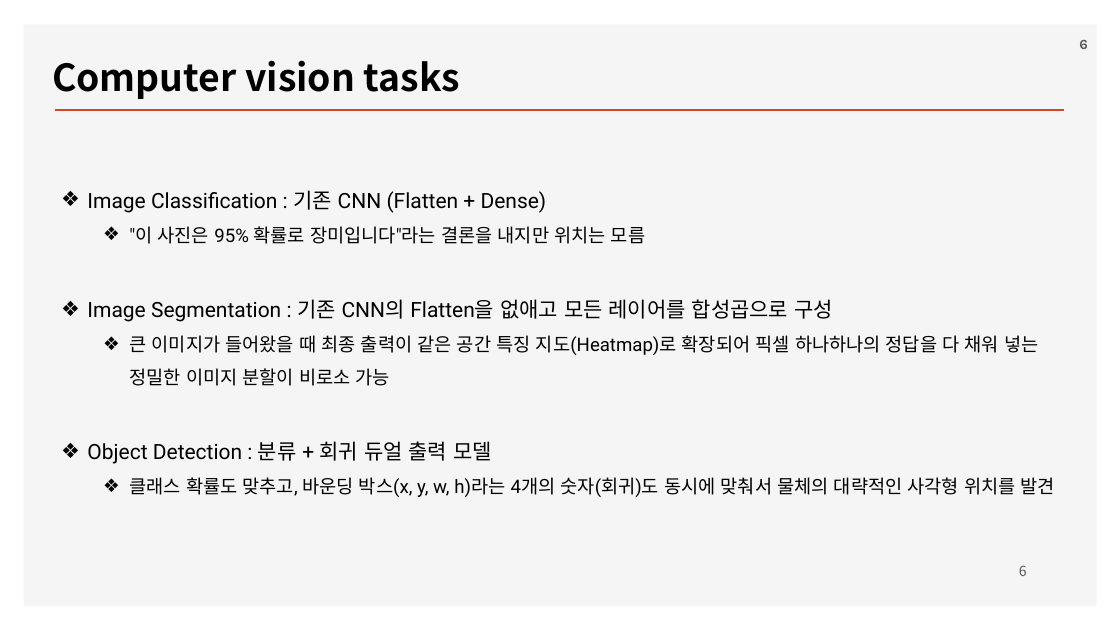
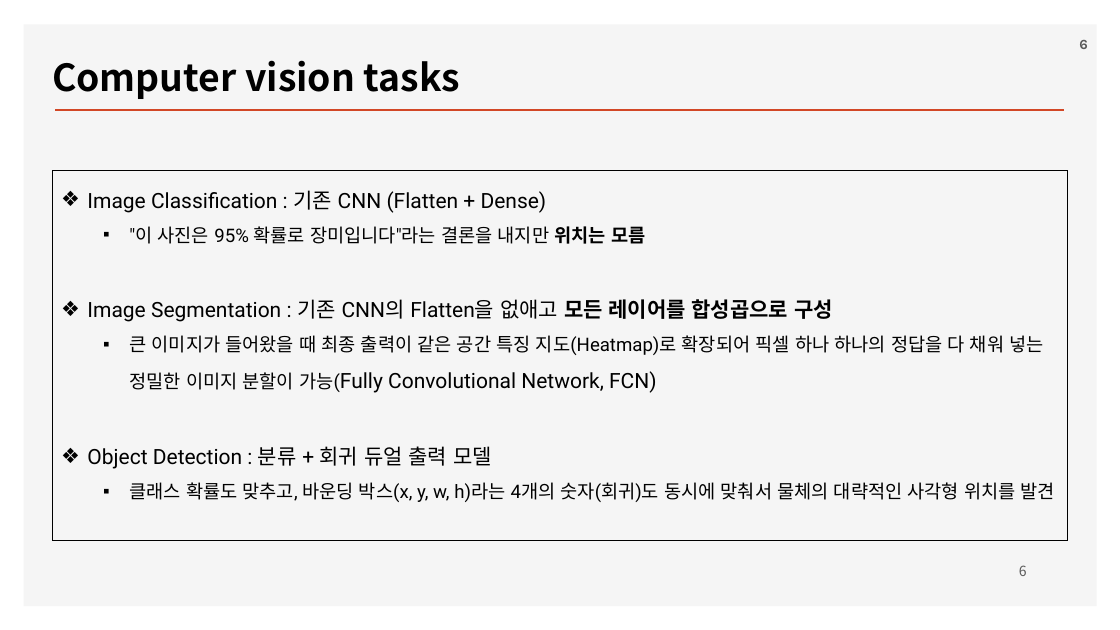
Before and after one commit to ancestor9/2026_Fall_Deep-Learning-with-Python, a slide deck: slide 6 of Chapter 11 Image segmentation.pptx. Drawn at 1120x630 pixels with LibreOffice and Linux fonts; fonts in the diff are those of the drawing; background and template pictures are left out. Boxes give left, top, right and bottom in pixels: in the first picture for what was removed or moved away, otherwise in the second. Text is boxed around its words. In the diff, an @@ line names an element or a change of style, - is before the commit and + after.

```diff
--- a/Chapter 11 Image segmentation.pptx
+++ b/Chapter 11 Image segmentation.pptx
@@ rectangle "Image Classification : 기존 CNN ...": place and size @@
-rectangle "Image Classification : 기존 CNN ..." at box(87, 190, 1055, 497)
+rectangle "Image Classification : 기존 CNN ..." at box(53, 171, 1067, 540)
@@ rectangle "Image Classification : 기존 CNN ..." at box(53, 171, 1067, 540): outline none to #000000 0.75 pt @@
@@ text in rectangle at box(87, 226, 1055, 502): bold on in "위치는 모름", "모든 레이어를 합성곱으로 구성"; bullet ❖ to ▪ @@
@@ text in rectangle at box(129, 335, 1043, 393): text changed @@
-  ❖ 큰 이미지가 들어왔을 때 최종 출력이 같은 공간 특징 지도(Heatmap)로 확장되어 픽셀 하나하나의 정답을 다 채워 넣는 정밀한 이미지 분할이 비로소 가능
+  ▪ 큰 이미지가 들어왔을 때 최종 출력이 같은 공간 특징 지도(Heatmap)로 확장되어 픽셀 하나 하나의 정답을 다 채워 넣는 정밀한 이미지 분할이 가능(Fully Convolutional Network, FCN)
```
Also in this commit, not shown: 19 other slides changed, 4 slides added, 3 slides removed.
